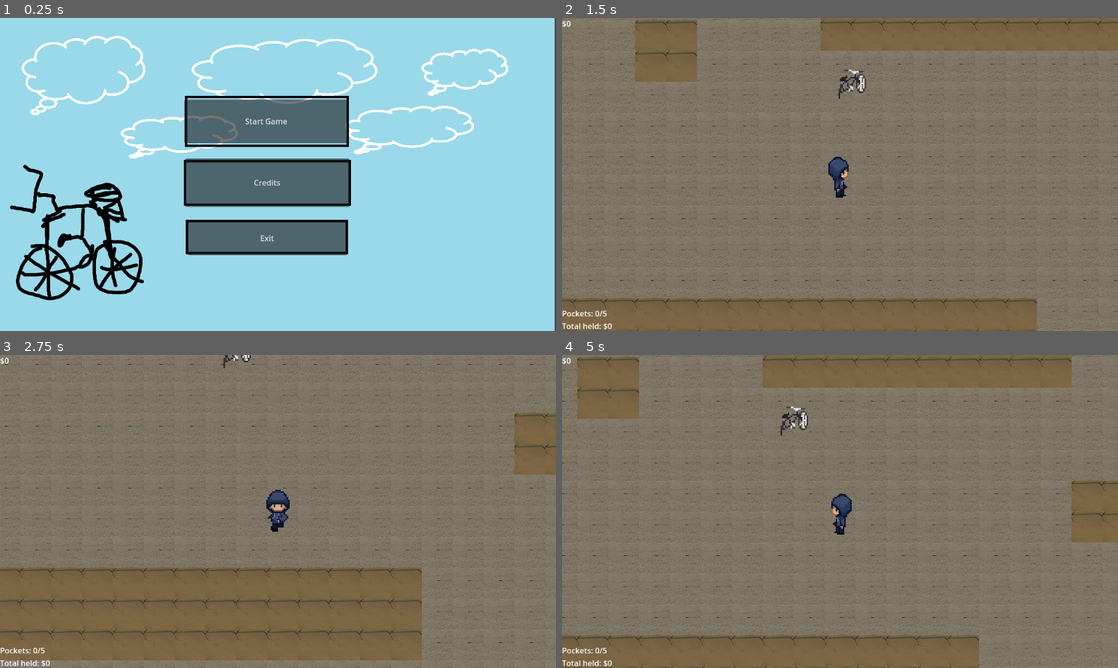
Above: before the commit, frames 1-4 (two rows, left to right).
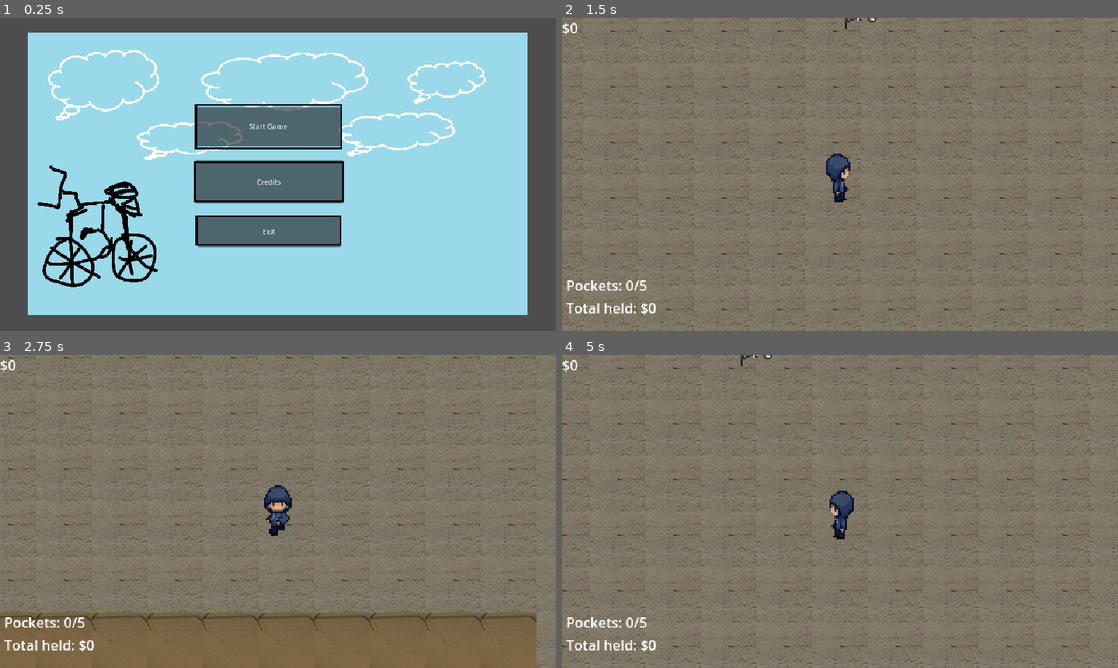
Above: after the commit, the same moments.

Repository: nithinsenthil/UCDBTS
Game: Godot game, scene res://Scenes/world.tscn
The game is run twice, just before and just after one commit, with the same random seed, the same clock (stepped at 60 frames per second) and the same inputs. The engine's default icon, where the game draws it, is replaced by a stand-in: a white triangle on a blue panel in a dark square.
Inputs (mouse positions are in pixels of both pictures, inside the frame that each line leads up to):
- Up to frame 1 (0.25 s): no input
- Up to frame 2 (1.5 s): click "Start Game" at 0.5 s; move the mouse to (962, 158) at 1.27 s; hold D (Right) from 1.28 s (still down); tap L (BikeMinigameEnd) at 1.35 s
- Up to frame 3 (2.75 s): move the mouse to (166, 527) at 2.02 s; release D (Right) at 2.03 s; hold S (Down) from 2.03 s (still down); tap K (BikeMinigameStart) at 2.1 s
- Up to frame 4 (5 s): move the mouse to (895, 442) at 2.77 s; release S (Down) at 2.78 s; hold D (Right) 2.78-3.53 s; tap P (CameraControlsOff) at 2.85 s; move the mouse to (812, 574) at 3.52 s; hold W (Up) 3.53-4.28 s; tap O (CameraControlsOn) at 3.6 s; move the mouse to (1006, 558) at 4.27 s; hold A (Left) from 4.28 s (still down); hold F (Interact) from 4.28 s (still down)

The runs differ from the first frame. In frame 1, 32% of the frame differs, in the area x 0-100%, y 0-100%; in frame 2, 18%; in frame 3, 20%; in frame 4, 19%.

Commit message:
Change resolution and window size, adjust sprite scaling

Diff:
--- a/ucdbts/Scenes/bike.tscn
+++ b/ucdbts/Scenes/bike.tscn
@@ -4,7 +4,7 @@
 [ext_resource type="Texture2D" uid="uid://dhn0xe4d2dfy" path="res://Assets/bikes/bike1.png" id="2_8f0co"]
 
 [sub_resource type="RectangleShape2D" id="RectangleShape2D_5v1tr"]
-size = Vector2(112, 50)
+size = Vector2(76, 20)
 
 [sub_resource type="RectangleShape2D" id="RectangleShape2D_ikia7"]
 size = Vector2(144, 84)
@@ -15,11 +15,12 @@
 script = ExtResource("1_8f0co")
 
 [node name="CollisionShape2D" type="CollisionShape2D" parent="."]
+position = Vector2(0, 9.42)
 shape = SubResource("RectangleShape2D_5v1tr")
 
 [node name="Sprite2D" type="Sprite2D" parent="."]
 position = Vector2(-7.1525574e-07, -8.34465e-07)
-scale = Vector2(3, 3)
+scale = Vector2(2, 2)
 texture = ExtResource("2_8f0co")
 region_enabled = true
 region_rect = Rect2(0, 0, 40, 20)
--- a/ucdbts/Scenes/level_1.tscn
+++ b/ucdbts/Scenes/level_1.tscn
@@ -49,9 +49,10 @@
 script = ExtResource("7_6r07y")
 
 [node name="Label" type="Label" parent="PocketsDisplay"]
-offset_top = 600.0
-offset_right = 40.0
-offset_bottom = 623.0
+offset_left = 5.0
+offset_top = 296.0
+offset_right = 45.0
+offset_bottom = 319.0
 
 [node name="Area2D" type="Area2D" parent="."]
 script = ExtResource("8_xrdnt")
--- a/ucdbts/Scenes/player.tscn
+++ b/ucdbts/Scenes/player.tscn
@@ -1,13 +1,12 @@
 [gd_scene load_steps=37 format=3 uid="uid://dmlnsq8mvdrq7"]
 
-[ext_resource type="Script" uid="uid://b0guitoedk4pp" path="res://Scripts/player.gd" id="1_cvnsp"]
+[ext_resource type="Script" uid="uid://b0guitoedk4pp" path="res://Scripts/Player/player.gd" id="1_cvnsp"]
 [ext_resource type="Texture2D" uid="uid://b4og6iwucn6ma" path="res://Assets/character/player_idle.png" id="2_vgqql"]
 [ext_resource type="Texture2D" uid="uid://nuqcgpafmxcc" path="res://Assets/character/player_run.png" id="3_fkybt"]
-[ext_resource type="Script" uid="uid://de70p5q4tui7t" path="res://Scripts/character_facing.gd" id="4_vgqql"]
-
-[sub_resource type="CapsuleShape2D" id="CapsuleShape2D_6t5aa"]
-radius = 16.0
-height = 46.0
+[ext_resource type="Script" uid="uid://de70p5q4tui7t" path="res://Scripts/Player/character_facing.gd" id="4_vgqql"]
+
+[sub_resource type="RectangleShape2D" id="RectangleShape2D_vgqql"]
+size = Vector2(20, 24)
 
 [sub_resource type="AtlasTexture" id="AtlasTexture_x3wgy"]
 atlas = ExtResource("2_vgqql")
@@ -258,12 +257,12 @@
 script = ExtResource("1_cvnsp")
 
 [node name="CollisionShape2D" type="CollisionShape2D" parent="."]
-position = Vector2(0, 26)
-shape = SubResource("CapsuleShape2D_6t5aa")
+position = Vector2(0, 20)
+shape = SubResource("RectangleShape2D_vgqql")
 
 [node name="AnimatedSprite2D" type="AnimatedSprite2D" parent="."]
 texture_filter = 1
-scale = Vector2(3, 3)
+scale = Vector2(2, 2)
 sprite_frames = SubResource("SpriteFrames_yh6i2")
 animation = &"run_side"
 script = ExtResource("4_vgqql")
--- a/ucdbts/Scenes/shop.tscn
+++ b/ucdbts/Scenes/shop.tscn
@@ -13,17 +13,17 @@
 offset_bottom = 40.0
 
 [node name="SellBikes" type="Button" parent="."]
-offset_left = 50.0
-offset_top = 525.0
-offset_right = 200.0
-offset_bottom = 625.0
+offset_left = 27.0
+offset_top = 236.0
+offset_right = 177.0
+offset_bottom = 336.0
 script = ExtResource("1_a0mxf")
 
 [node name="LeaveShop" type="Button" parent="."]
-offset_left = 950.0
-offset_top = 525.0
-offset_right = 1100.0
-offset_bottom = 625.0
+offset_left = 452.0
+offset_top = 229.0
+offset_right = 602.0
+offset_bottom = 329.0
 text = "Leave shop"
 script = ExtResource("3_fdj0q")
 
--- a/ucdbts/Scenes/title.tscn
+++ b/ucdbts/Scenes/title.tscn
@@ -4,7 +4,8 @@
 [ext_resource type="Script" uid="uid://b1tord2u4n14r" path="res://Scripts/start_game_button.gd" id="2_ekrfg"]
 
 [node name="Title" type="Node2D"]
-position = Vector2(574, 324)
+position = Vector2(320, 180)
+scale = Vector2(0.5, 0.5)
 
 [node name="TextureRect" type="TextureRect" parent="."]
 offset_left = -575.0
--- a/ucdbts/Scripts/bike.gd
+++ b/ucdbts/Scripts/bike.gd
@@ -28,15 +28,15 @@
 	hitbox_shape.shape = hitbox_shape.shape.duplicate()
 
 	if facing == Facing.DOWN or facing == Facing.UP:
-		collision_shape.shape.size.x = 60
-		hitbox_shape.shape.size.x = 96
+		collision_shape.shape.size.x = 40
+		hitbox_shape.shape.size.x = 64
 		if facing == Facing.DOWN:
 			sprite2d.region_rect.position.y = 20
 		else:
 			sprite2d.region_rect.position.y = 40
 	else:
-		collision_shape.shape.size.x = 112
-		hitbox_shape.shape.size.x = 144
+		collision_shape.shape.size.x = 76
+		hitbox_shape.shape.size.x = 96
 		sprite2d.region_rect.position.y = 0
 
 	if facing == Facing.LEFT:
--- a/ucdbts/project.godot
+++ b/ucdbts/project.godot
@@ -23,6 +23,10 @@
 
 [display]
 
+window/size/viewport_width=640
+window/size/viewport_height=360
+window/size/window_width_override=1920
+window/size/window_height_override=1080
 window/stretch/mode="viewport"
 
 [input]
